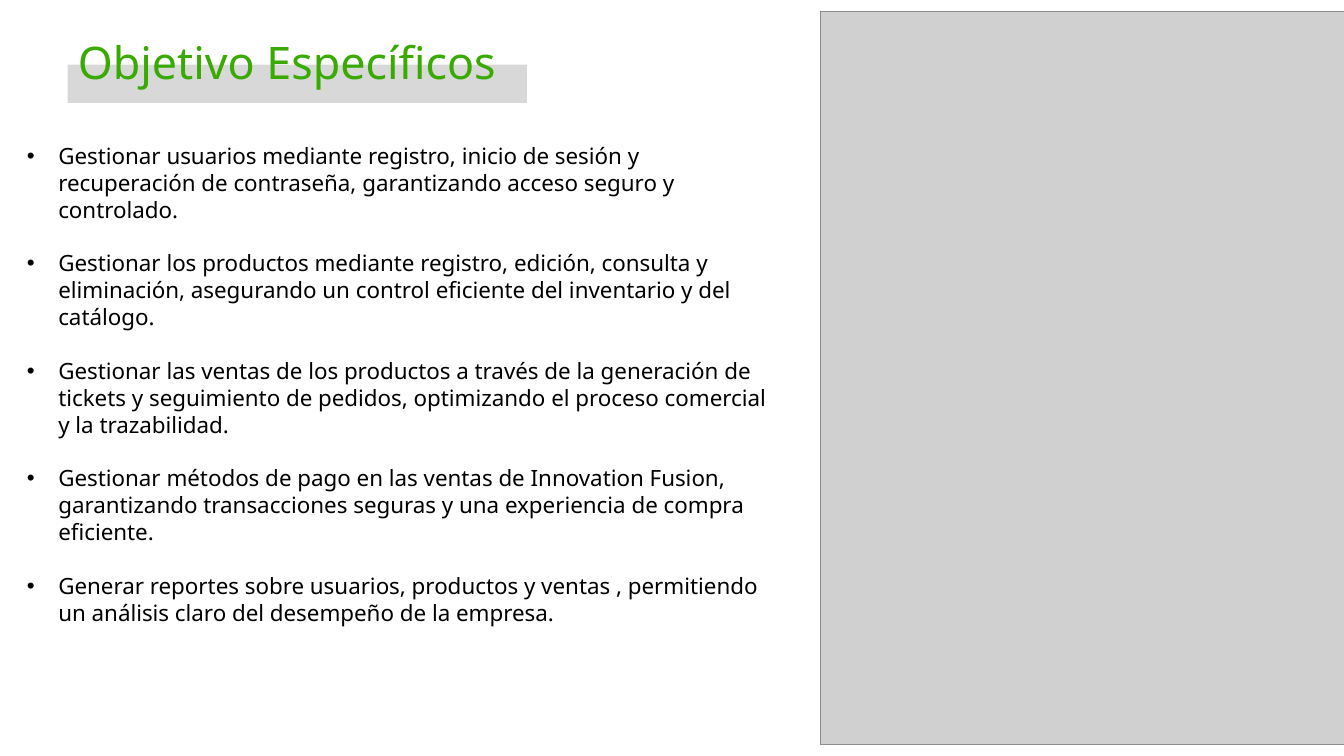
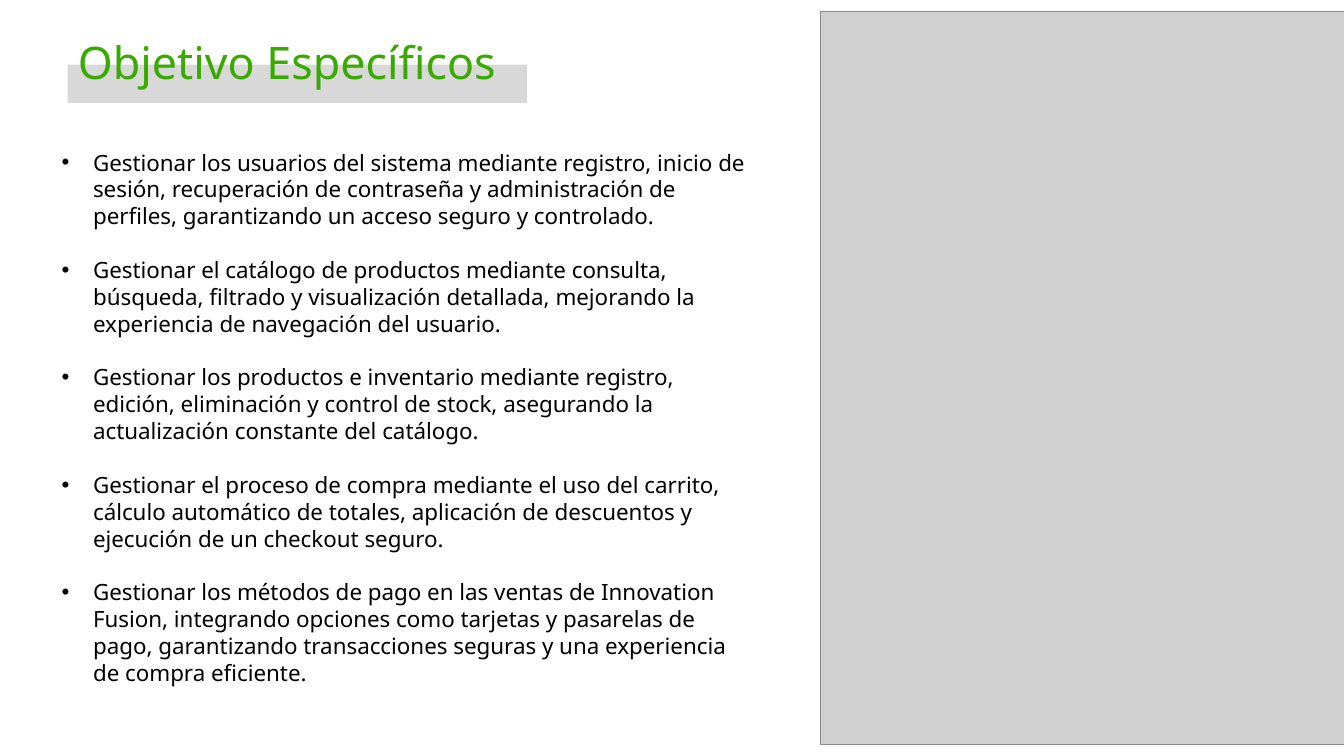
Before and after one commit to Katherin-22/zefiro, a slide deck: slide 9 of 01_proyecto/trim1/01_contextualizacion_proyecto/Presentación del Proyecto.pptx. Drawn at 1344x756 pixels with LibreOffice and Linux fonts; fonts in the diff are those of the drawing; grey boxes stand for pictures; background and template pictures are left out. Boxes give left, top, right and bottom in pixels: in the first picture for what was removed or moved away, otherwise in the second. Text is boxed around its words. In the diff, an @@ line names an element or a change of style, - is before the commit and + after.

```diff
--- a/01_proyecto/trim1/01_contextualizacion_proyecto/Presentación del Proyecto.pptx
+++ b/01_proyecto/trim1/01_contextualizacion_proyecto/Presentación del Proyecto.pptx
@@ text at <box>93,154,744,687</box>: text changed @@
-• Gestionar usuarios mediante registro, inicio de sesión y recuperación de contraseña, garantizando acceso seguro y controlado.
-• Gestionar los productos mediante registro, edición, consulta y eliminación, asegurando un control eficiente del inventario y del catálogo.
-• Gestionar las ventas de los productos a través de la generación de tickets y seguimiento de pedidos, optimizando el proceso comercial y la trazabilidad.
-• Gestionar métodos de pago en las ventas de Innovation Fusion, garantizando transacciones seguras y una experiencia de compra eficiente.
-• Generar reportes sobre usuarios, productos y ventas , permitiendo un análisis claro del desempeño de la empresa.
+• Gestionar los usuarios del sistema mediante registro, inicio de sesión, recuperación de contraseña y administración de perfiles, garantizando un acceso seguro y controlado.
+• Gestionar el catálogo de productos mediante consulta, búsqueda, filtrado y visualización detallada, mejorando la experiencia de navegación del usuario.
+• Gestionar los productos e inventario mediante registro, edición, eliminación y control de stock, asegurando la actualización constante del catálogo.
+• Gestionar el proceso de compra mediante el uso del carrito, cálculo automático de totales, aplicación de descuentos y ejecución de un checkout seguro.
+• Gestionar los métodos de pago en las ventas de Innovation Fusion, integrando opciones como tarjetas y pasarelas de pago, garantizando transacciones seguras y una experiencia de compra eficiente.
```
Also in this commit, not shown: 4 other slides changed, 9 slides added.
